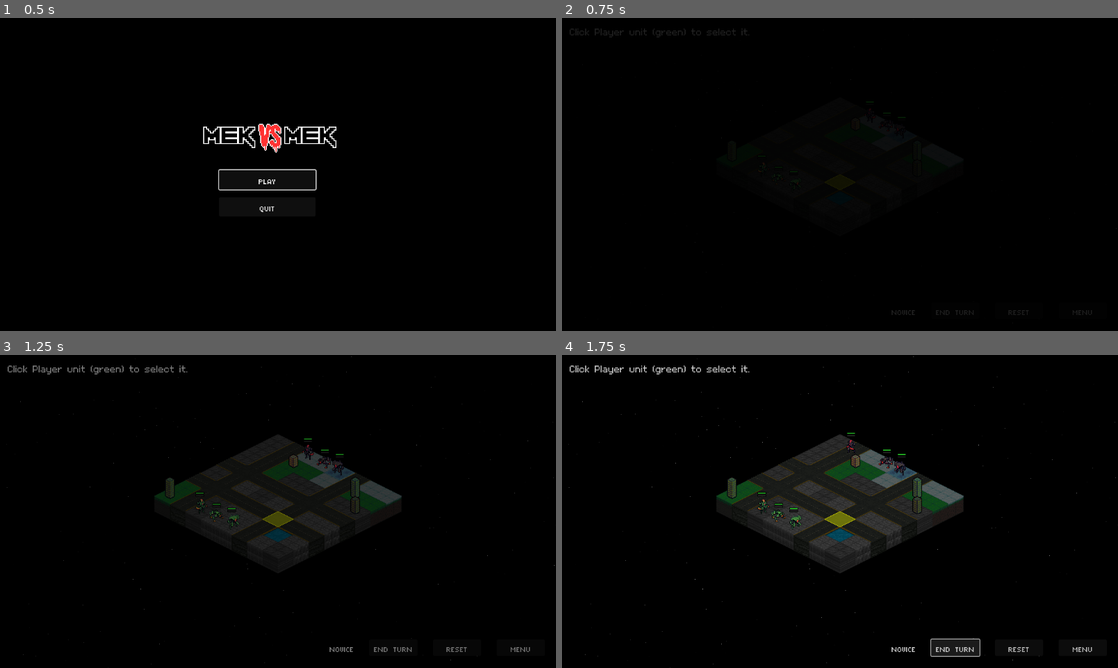
Above: before the commit, frames 1-4 (two rows, left to right).
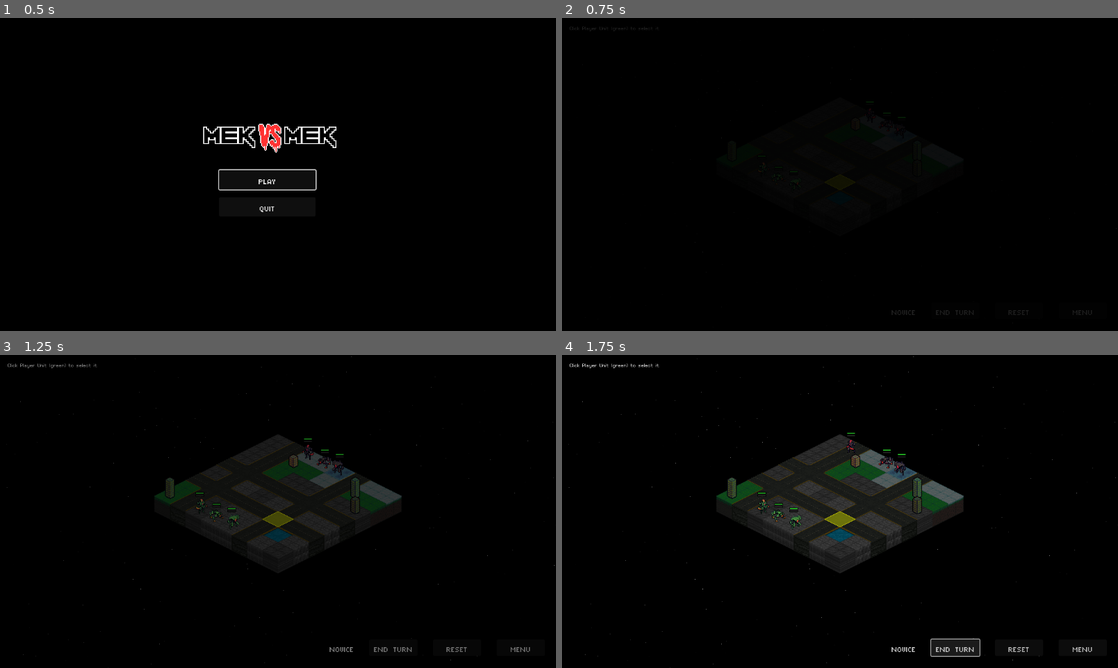
Above: after the commit, the same moments.

Repository: Tekknobot/Terrain
Game: Godot game, scene res://Scenes/TitleScreen.tscn
Two runs of this game, one before a commit and one after it. Both use one fixed random seed, a clock stepped at 60 frames per second and the inputs below.
Inputs:
- Up to frame 1 (0.5 s): no input
- Up to frame 2 (0.75 s): click "PLAY" at 0.5 s
- Up to frame 3 (1.25 s): no input
- Up to frame 4 (1.75 s): click "END TURN" at 1.25 s

Frame 1 is identical in both runs. In frame 2, 0.1% of the frame differs, in the area x 1-34%, y 2-7%; in frame 3, 0.3%; in frame 4, 0.4%.

Commit message:
Update turorial.

Diff:
--- a/Scenes/Main.tscn
+++ b/Scenes/Main.tscn
@@ -320,7 +320,7 @@
 offset_right = 264.0
 offset_bottom = 40.0
 theme_override_fonts/font = ExtResource("39_mfbvt")
-theme_override_font_sizes/font_size = 32
+theme_override_font_sizes/font_size = 16
 text = "Tutorial text goes here."
 
 [node name="HUDLayer" type="CanvasLayer" parent="."]
--- a/Scripts/Missile.gd
+++ b/Scripts/Missile.gd
@@ -89,6 +89,8 @@
 			var occupant = tilemap.get_unit_at_tile(adjacent_tile)
 			if occupant:
 				occupant.being_pushed = true
+
+				TutorialManager.on_action("push_mechanic")
 
 				# Calculate destination tile by pushing occupant one tile further in the same direction.
 				var dest_tile = adjacent_tile + d
@@ -115,6 +117,9 @@
 						queue_free()
 						return
 					occupant.being_pushed = false
+
+					TutorialManager.on_action("collide_mechanic")
+
 					occupant.die()
 					tilemap.get_unit_at_tile(dest_tile).take_damage(25)
 					if tilemap.get_structure_at_tile(dest_tile):
--- a/Scripts/TutorialManager.gd
+++ b/Scripts/TutorialManager.gd
@@ -12,7 +12,7 @@
 func advance():
 	match step:
 		0:
-			_set_text("Click Player unit (green) to select it.")
+			_set_text("Click Player Unit (green) to select it.")
 		1:
 			_set_text("Click nearby green tile to move.")
 		2:
@@ -21,6 +21,14 @@
 			_set_text("1. Click Player 'Tempest' unit.\n2. Right click to arm attack.\n3. Click red tile with or without an enemy to attack.")
 		4:
 			_set_text("1. Repeat for all units.\n3. Click 'End Turn' to finish your turn.")
+		5:
+			_set_text("Tip: Level up with direct hits.")
+		6:
+			_set_text("Tip: Utilize the push mechanic.")
+		7:
+			_set_text("Tip: Destroy unit with collision.")
+		8:
+			_set_text("Tip: Destroy unit by pushing it off grid.")
 		_:
 			_set_text("")
 			tutorial_active = false
@@ -50,6 +58,22 @@
 			if action == "turn_ended":
 				step += 1
 				advance()
+		5:
+			if action == "leveled_up":
+				step += 1
+				advance()
+		6:
+			if action == "push_mechanic":
+				step += 1
+				advance()
+		7:
+			if action == "collide_mechanic":
+				step += 1
+				advance()
+		8:
+			if action == "offgrid_mechanic":
+				step += 1
+				advance()
 
 func _set_text(msg: String):
 	if instruction_label:
--- a/Scripts/Unit.gd
+++ b/Scripts/Unit.gd
@@ -288,6 +288,8 @@
 
 				# Mark as “being pushed” before any movement/awaits
 				unit.being_pushed = true
+
+				TutorialManager.on_action("push_mechanic")
 
 				# ─── Push logic branch 1: into water ──────────────────
 				var tile_id = tilemap.get_cell_source_id(0, push_pos)
@@ -351,6 +353,7 @@
 					gain_xp(25)
 					# Push is done (unit died off-grid)
 					unit.being_pushed = false
+					TutorialManager.on_action("offgrid_mechanic")
 					unit.die()
 					tilemap.update_astar_grid()
 					continue
@@ -382,6 +385,7 @@
 									occ.shake()
 							gain_xp(25)
 							unit.being_pushed = false
+							TutorialManager.on_action("collide_mechanic")
 							unit.die()
 					tilemap.update_astar_grid()
 
@@ -459,6 +463,7 @@
 		play_level_up_sound()
 		shake()
 		apply_level_up_material()
+		TutorialManager.on_action("leveled_up")
 	update_xp_bar()
 
 func play_level_up_sound():
